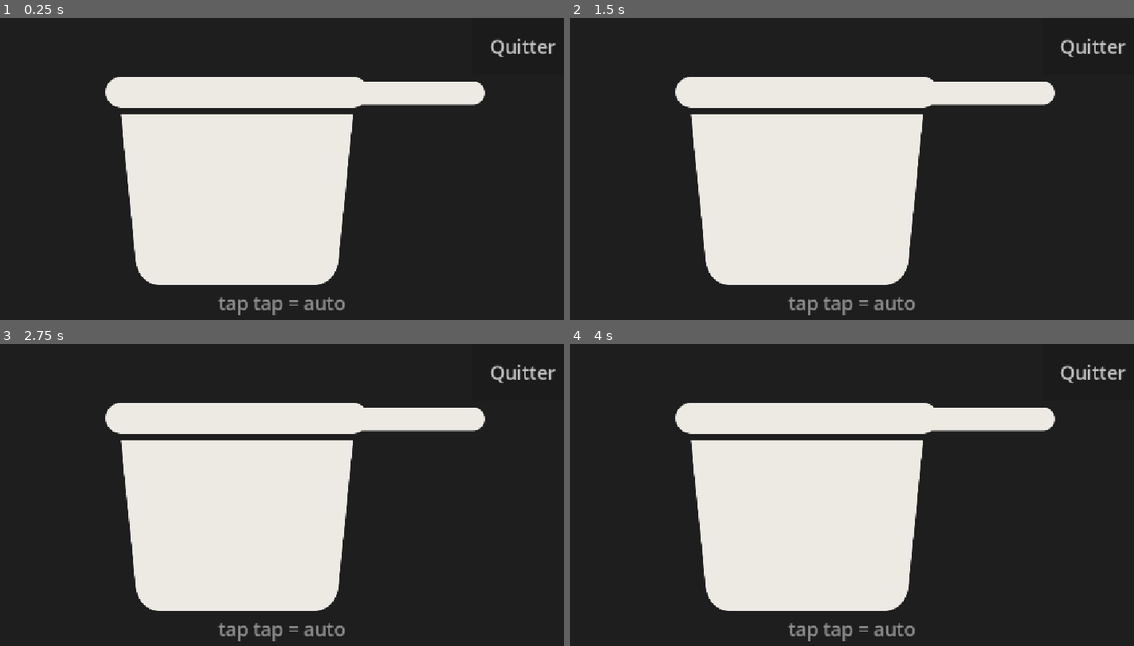
Above: before the commit, frames 1-4 (two rows, left to right).
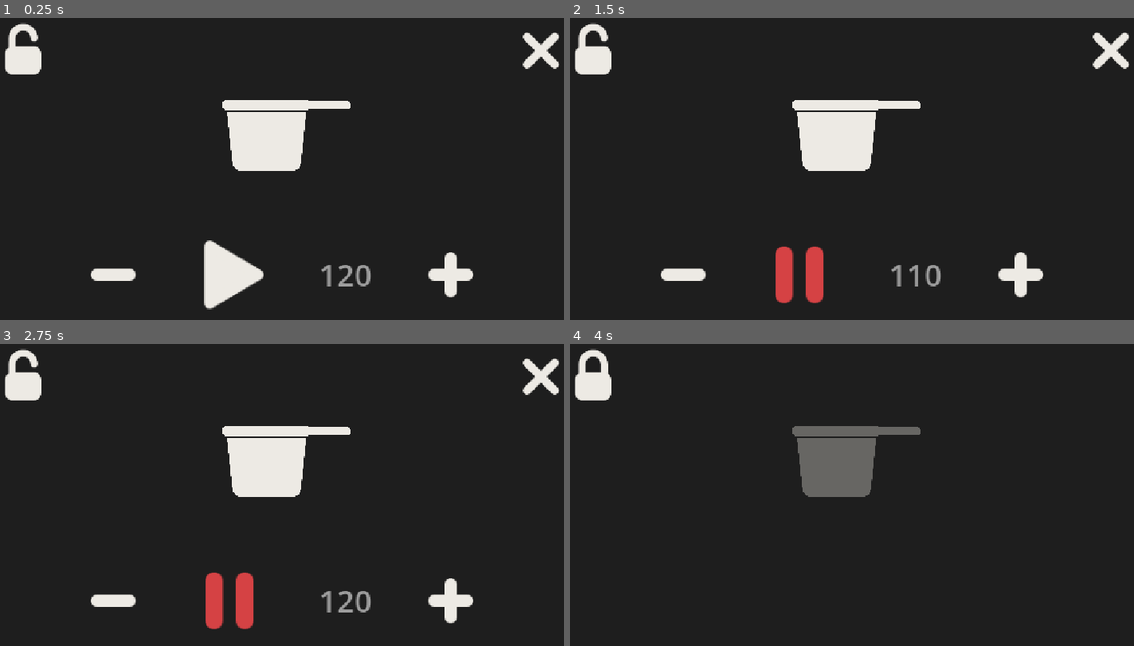
Above: after the commit, the same moments.

Repository: JeromeDuboisPro/la-casserole
Game: Godot game, scene res://scenes/main.tscn
Two runs of this game, one before a commit and one after it. Both use one fixed random seed, a clock stepped at 60 frames per second and the inputs below.
Inputs (mouse positions are in pixels of both pictures, inside the frame that each line leads up to):
- Up to frame 1 (0.25 s): no input
- Up to frame 2 (1.5 s): click (682, 274) at 0.52 s; click (801, 274) at 1.27 s
- Up to frame 3 (2.75 s): click (451, 600) at 2.02 s
- Up to frame 4 (4 s): click (592, 377) at 2.77 s; click (592, 377) at 3.52 s

The runs differ from the first frame. In frame 1, 28% of the frame differs, in the area x 0-100%, y 1-99%; in frame 2, 28%; in frame 3, 28%; in frame 4, 30%, in the area x 0-99%, y 1-99%.

Commit message:
feat: controls in symbols, tempo read off the hand, a lock with a way out
The screen is the pot. The controls sit in a row at the bottom, drawn as
symbols rather than words, because the app is meant to be picked up in a
street by someone who does not read French.

Tempo is not a number to dial. Tapping the pot records the intervals, and
starting the auto mode repeats the rhythm just played, taking the median of
the last few gaps so one hesitant strike does not set the pace. The minus and
plus buttons trim it by ten, and the figure on screen only reports.

The auto button carries its state twice over, as shape and as colour: play or
pause, white or red. The notification carries the only controls reachable
once the phone is pocketed, Play/Pause and Stop, with system icons and one
word each; the app follows the engine rather than assuming it owns the state,
so pausing from the notification moves the button on screen.

Screen locking is not what this lock does. Turning the display off needs
device admin rights, which is an alarming thing to ask for and a bad look on
a protest tool; the power button already does it and the sound survives.
What the lock does is stop a pocket from pressing anything. It fills up while
held so the way out is visible from the first tenth of a second, and the back
gesture is kept as a second exit.

Two bugs found on the device while building this. BaseButton.button_pressed
only tracks toggle buttons, so the hold was never seen. Then the hold was
seen twice: the frame loop unlocked at 0.8 s and the release read the
unlocked app as a fresh press and locked it straight back, which looked
exactly like a lock with no way out.

The software volume boost is dropped from the scope: it is loud enough.

Co-Authored-By: Claude Opus 5 <noreply@anthropic.com>
Claude-Session: https://claude.ai/code/session_01N386HMBQQrEMMzQ8tmKwmZ

Diff:
--- /dev/null
+++ b/assets/icons/ui/close.svg
@@ -0,0 +1,3 @@
+<svg xmlns="http://www.w3.org/2000/svg" viewBox="0 0 96 96" width="96" height="96">
+  <path d="M 28 28 L 68 68 M 68 28 L 28 68" stroke="#EDEAE4" stroke-width="12" stroke-linecap="round"/>
+</svg>
--- /dev/null
+++ b/assets/icons/ui/lock.svg
@@ -0,0 +1,4 @@
+<svg xmlns="http://www.w3.org/2000/svg" viewBox="0 0 96 96" width="96" height="96">
+  <path d="M 32 42 V 30 a 16 16 0 0 1 32 0 v 12" fill="none" stroke="#EDEAE4" stroke-width="10" stroke-linecap="round"/>
+  <rect x="22" y="42" width="52" height="40" rx="10" fill="#EDEAE4"/>
+</svg>
--- /dev/null
+++ b/assets/icons/ui/minus.svg
@@ -0,0 +1,3 @@
+<svg xmlns="http://www.w3.org/2000/svg" viewBox="0 0 96 96" width="96" height="96">
+  <rect x="22" y="41" width="52" height="14" rx="7" fill="#EDEAE4"/>
+</svg>
--- /dev/null
+++ b/assets/icons/ui/pause.svg
@@ -0,0 +1,4 @@
+<svg xmlns="http://www.w3.org/2000/svg" viewBox="0 0 96 96" width="96" height="96">
+  <rect x="26" y="22" width="16" height="52" rx="8" fill="#EDEAE4"/>
+  <rect x="54" y="22" width="16" height="52" rx="8" fill="#EDEAE4"/>
+</svg>
--- /dev/null
+++ b/assets/icons/ui/play.svg
@@ -0,0 +1,3 @@
+<svg xmlns="http://www.w3.org/2000/svg" viewBox="0 0 96 96" width="96" height="96">
+  <path d="M 30 22 L 74 48 L 30 74 Z" fill="#EDEAE4" stroke="#EDEAE4" stroke-width="10" stroke-linejoin="round"/>
+</svg>
--- /dev/null
+++ b/assets/icons/ui/plus.svg
@@ -0,0 +1,4 @@
+<svg xmlns="http://www.w3.org/2000/svg" viewBox="0 0 96 96" width="96" height="96">
+  <rect x="22" y="41" width="52" height="14" rx="7" fill="#EDEAE4"/>
+  <rect x="41" y="22" width="14" height="52" rx="7" fill="#EDEAE4"/>
+</svg>
--- /dev/null
+++ b/assets/icons/ui/unlock.svg
@@ -0,0 +1,4 @@
+<svg xmlns="http://www.w3.org/2000/svg" viewBox="0 0 96 96" width="96" height="96">
+  <path d="M 32 42 V 30 a 16 16 0 0 1 32 0" fill="none" stroke="#EDEAE4" stroke-width="10" stroke-linecap="round"/>
+  <rect x="22" y="42" width="52" height="40" rx="10" fill="#EDEAE4"/>
+</svg>
--- a/core/android_noise.gd
+++ b/core/android_noise.gd
@@ -89,6 +89,11 @@
 	if _plugin != null:
 		_plugin.set_jitter(pitch, volume)
 
+## The notification can start or pause the auto mode behind the app's back, so
+## the UI reads the state from the plugin rather than assuming it owns it.
+func is_auto_running() -> bool:
+	return _plugin.is_auto_running() if _plugin != null else false
+
 func set_auto(enabled: bool, bpm: float) -> void:
 	if _plugin != null:
 		_plugin.set_auto(enabled, bpm)
--- a/scenes/main.gd
+++ b/scenes/main.gd
@@ -1,6 +1,9 @@
 extends Control
 
-## Day 1 harness: a grey rectangle that makes a noise. No visuals on purpose.
+## The whole screen is the pot: a press anywhere that is not a control makes a
+## noise. The controls sit in a row at the bottom, drawn as symbols rather than
+## words, because this is meant to be picked up in a street by someone who does
+## not read French.
 ##
 ## Two playback backends, picked at startup:
 ## - on Android, the TapTone plugin (SoundPool inside a foreground service),
@@ -11,38 +14,57 @@
 
 const SKIN_CASSEROLE := preload("res://skins/casserole.tres")
 
+const ICON_PLAY := preload("res://assets/icons/ui/play.svg")
+const ICON_PAUSE := preload("res://assets/icons/ui/pause.svg")
+const ICON_LOCK := preload("res://assets/icons/ui/lock.svg")
+const ICON_UNLOCK := preload("res://assets/icons/ui/unlock.svg")
+
+const DEFAULT_BPM := 120.0
+const MIN_BPM := 30.0
+const MAX_BPM := 300.0
+const BPM_STEP := 10.0
+## Taps further apart than this are two sessions, not a rhythm.
+const TEMPO_MAX_GAP_USEC := 3_000_000
+const UNLOCK_HOLD_SEC := 0.8
+
 @onready var _tap: TapCore = $TapCore
 @onready var _bank: AudioBank = $AudioBank
 @onready var _android: AndroidNoise = $AndroidNoise
 @onready var _meter: Meter = $Meter
 @onready var _pad: ColorRect = $Pad
 @onready var _pot: TextureRect = $Pot
-@onready var _hint: Label = $Hint
-@onready var _quit: Button = $Quit
+@onready var _bar: HBoxContainer = $Bar
+@onready var _auto_button: TextureButton = $Bar/Auto
+@onready var _bpm_label: Label = $Bar/Bpm
+@onready var _lock_button: TextureButton = $Lock
+@onready var _quit_button: TextureButton = $Quit
 
 var _noise: Node
-
-## Day 1 scaffolding: with no UI yet, a double tap is the only way to start the
-## auto mode and check that it keeps beating with the screen off. Goes away
-## when the real controls land.
-const DOUBLE_TAP_USEC := 300_000
-const TEST_BPM := 120.0
-var _last_tap_usec: int = 0
-var _android_auto: bool = false
+var _bpm := DEFAULT_BPM
+var _auto := false
+var _locked := false
+## Timestamps of the last taps, used to read the tempo off the hand.
+var _tap_times: Array[int] = []
+var _lock_held_since_usec := 0
+## BaseButton.button_pressed only tracks toggle buttons, so the hold is tracked here.
+var _lock_held := false
+## Set when a hold has already unlocked, so releasing it does not lock again.
+var _lock_consumed := false
 
 func _ready() -> void:
 	_pad.color = SKIN_CASSEROLE.background_color
 	_pot.texture = SKIN_CASSEROLE.sprite
-	# The hint documents the temporary double-tap toggle, so it lives and dies
-	# with it.
-	_hint.visible = OS.is_debug_build()
 	_setup_audio()
-	_tap.blockers = [_quit]
-	_quit.pressed.connect(_on_quit_pressed)
+	_tap.blockers = [_bar, _lock_button, _quit_button]
 	_tap.tapped.connect(_on_tapped)
 	_meter.beat.connect(_on_beat)
-	if OS.is_debug_build():
-		print("backend=%s" % _noise.name)
+	_auto_button.pressed.connect(_toggle_auto)
+	$Bar/Slower.pressed.connect(func(): _set_bpm(_bpm - BPM_STEP))
+	$Bar/Faster.pressed.connect(func(): _set_bpm(_bpm + BPM_STEP))
+	_lock_button.button_down.connect(_on_lock_down)
+	_lock_button.button_up.connect(_on_lock_up)
+	_quit_button.pressed.connect(_on_quit_pressed)
+	_refresh()
 
 func _setup_audio() -> void:
 	if _android.is_available():
@@ -51,7 +73,7 @@
 		if not OS.request_permission("android.permission.POST_NOTIFICATIONS"):
 			push_warning("notification permission refused")
 		_android.load_samples(SKIN_CASSEROLE.samples)
-		_android.start_background(SKIN_CASSEROLE.display_name, "En cours")
+		_android.start_background(SKIN_CASSEROLE.display_name, "")
 		_noise = _android
 		# The engine mixer would otherwise keep an output stream open for
 		# nothing, and show up as a second player in the system audio dump.
@@ -60,12 +82,131 @@
 
 	_bank.samples = SKIN_CASSEROLE.samples
 	_noise = _bank
+
+func _process(_delta: float) -> void:
+	_update_unlock_feedback()
+	# The notification can pause or stop the auto mode while the app is away,
+	# so the button follows the engine rather than the other way round.
+	if _android.is_available():
+		var running: bool = _android.is_auto_running()
+		if running != _auto:
+			_auto = running
+			_refresh()
+
+func _on_tapped(timestamp_usec: int) -> void:
+	if _locked:
+		return
+	# Audio first, before anything that could grow into UI work.
+	_noise.hit()
+	_remember_tap(timestamp_usec)
+
+## Keeps the last few intervals, so pressing play repeats the rhythm just
+## played instead of asking for a number.
+func _remember_tap(timestamp_usec: int) -> void:
+	if not _tap_times.is_empty() and timestamp_usec - _tap_times[-1] > TEMPO_MAX_GAP_USEC:
+		_tap_times.clear()
+	_tap_times.append(timestamp_usec)
+	if _tap_times.size() > 5:
+		_tap_times.pop_front()
+	var tapped_bpm := _tapped_bpm()
+	if tapped_bpm > 0.0:
+		_set_bpm(tapped_bpm)
+
+func _tapped_bpm() -> float:
+	if _tap_times.size() < 3:
+		return 0.0
+	var intervals: Array[float] = []
+	for i in range(1, _tap_times.size()):
+		intervals.append(float(_tap_times[i] - _tap_times[i - 1]))
+	intervals.sort()
+	var median: float = intervals[intervals.size() / 2]
+	if median <= 0.0:
+		return 0.0
+	return clampf(60_000_000.0 / median, MIN_BPM, MAX_BPM)
+
+func _set_bpm(value: float) -> void:
+	_bpm = clampf(value, MIN_BPM, MAX_BPM)
+	if _auto:
+		_apply_auto(true)
+	_refresh()
+
+func _toggle_auto() -> void:
+	_auto = not _auto
 	if OS.is_debug_build():
-		print("audio driver=%s output_latency=%.1f ms mix_rate=%d" % [
-			AudioServer.get_driver_name(),
-			AudioServer.get_output_latency() * 1000.0,
-			AudioServer.get_mix_rate(),
-		])
+		print("auto -> %s at %d bpm" % [_auto, roundi(_bpm)])
+	_apply_auto(_auto)
+	_refresh()
+
+func _apply_auto(enabled: bool) -> void:
+	if _android.is_available():
+		_android.set_auto(enabled, _bpm)
+		return
+	if enabled:
+		_meter.bpm = _bpm
+		_meter.start()
+	else:
+		_meter.stop()
+
+## The engine-side Meter only drives the desktop and web builds. On Android the
+## tempo is kept by the plugin, which still ticks while the app is suspended.
+func _on_beat() -> void:
+	_noise.hit()
+
+## Locking hides the controls so a pocket cannot press them. Unlocking asks for
+## a deliberate hold, for the same reason: one accidental press must not undo it.
+##
+## The hold has to announce itself. A lock with no way out that a user can see
+## is worse than no lock at all, so the padlock fills up while it is held, and
+## the back gesture is kept as a way out.
+func _on_lock_down() -> void:
+	_lock_held_since_usec = Time.get_ticks_usec()
+	_lock_held = true
+	_lock_consumed = false
+
+func _on_lock_up() -> void:
+	# A hold that already unlocked must not be read as a fresh press, or the
+	# release locks the app straight back and the hold looks broken.
+	if not _lock_consumed:
+		if not _locked:
+			_locked = true
+		elif _unlock_progress() >= 1.0:
+			_locked = false
+	_lock_held = false
+	_lock_consumed = false
+	_lock_held_since_usec = 0
+	_refresh()
+
+func _unlock_progress() -> float:
+	if not _lock_held or _lock_held_since_usec == 0:
+		return 0.0
+	var held := (Time.get_ticks_usec() - _lock_held_since_usec) / 1_000_000.0
+	return clampf(held / UNLOCK_HOLD_SEC, 0.0, 1.0)
+
+func _update_unlock_feedback() -> void:
+	if not _locked:
+		return
+	var progress := _unlock_progress()
+	# Grows and reddens as the hold approaches release, so the way out is
+	# visible from the first tenth of a second.
+	_lock_button.scale = Vector2.ONE * (1.0 + 0.25 * progress)
+	_lock_button.pivot_offset = _lock_button.size * 0.5
+	_lock_button.modulate = Color(1, 1, 1).lerp(Color(0.90, 0.28, 0.30), progress)
+	if progress >= 1.0 and _lock_held:
+		_locked = false
+		_lock_consumed = true
+		_lock_held_since_usec = 0
+		_refresh()
+
+func _refresh() -> void:
+	_auto_button.texture_normal = ICON_PAUSE if _auto else ICON_PLAY
+	_auto_button.modulate = Color(0.90, 0.28, 0.30) if _auto else Color(1, 1, 1)
+	_bpm_label.text = "%d" % roundi(_bpm)
+	_bar.visible = not _locked
+	_quit_button.visible = not _locked
+	_lock_button.texture_normal = ICON_LOCK if _locked else ICON_UNLOCK
+	_lock_button.scale = Vector2.ONE
+	_lock_button.modulate = Color(1, 1, 1)
+	_pot.modulate = Color(1, 1, 1, 0.35) if _locked else Color(1, 1, 1, 1)
 
 ## Leaving has to silence the phone, not just close the window: the plugin
 ## keeps a foreground service and a wake lock alive on purpose, and they
@@ -75,46 +216,20 @@
 	get_tree().quit()
 
 func _notification(what: int) -> void:
-	# The Android back gesture takes the same road as the button.
 	if what == NOTIFICATION_WM_GO_BACK_REQUEST or what == NOTIFICATION_WM_CLOSE_REQUEST:
+		# While locked, back is the emergency exit from the lock, not from the app.
+		if _locked:
+			_locked = false
+			_lock_held_since_usec = 0
+			_refresh()
+			return
+		# Otherwise it takes the same road as the quit button.
 		_silence()
 		get_tree().quit()
 
 func _silence() -> void:
 	if _android.is_available():
-		_android.set_auto(false, TEST_BPM)
+		_android.set_auto(false, _bpm)
 		_android.stop_background()
 	elif _meter.is_running():
 		_meter.stop()
-
-func _on_tapped(timestamp_usec: int) -> void:
-	# Audio first, before anything that could grow into UI work.
-	_noise.hit()
-	if OS.is_debug_build():
-		if timestamp_usec - _last_tap_usec < DOUBLE_TAP_USEC:
-			_toggle_auto()
-			_last_tap_usec = 0
-		else:
-			_last_tap_usec = timestamp_usec
-	if OS.is_debug_build():
-		var lag := (Time.get_ticks_usec() - timestamp_usec) / 1000.0
-		print("tap -> play: %.2f ms" % lag)
-
-func _toggle_auto() -> void:
-	if _android.is_available():
-		var running := not _android_auto
-		_android_auto = running
-		_android.set_auto(running, TEST_BPM)
-		print("auto=%s (native)" % running)
-		return
-	if _meter.is_running():
-		_meter.stop()
-	else:
-		_meter.bpm = TEST_BPM
-		_meter.start()
-	print("auto=%s (engine)" % _meter.is_running())
-
-## The engine-side Meter only drives the desktop and web builds. On Android the
-## tempo is kept by the plugin, which still ticks while the app is suspended.
-func _on_beat() -> void:
-	_noise.hit()
--- a/scenes/main.tscn
+++ b/scenes/main.tscn
@@ -1,10 +1,15 @@
-[gd_scene load_steps=6 format=3]
+[gd_scene load_steps=11 format=3]
 
 [ext_resource type="Script" path="res://scenes/main.gd" id="1_main"]
 [ext_resource type="Script" path="res://core/tap_core.gd" id="2_tap"]
 [ext_resource type="Script" path="res://core/audio_bank.gd" id="3_bank"]
 [ext_resource type="Script" path="res://core/meter.gd" id="4_meter"]
 [ext_resource type="Script" path="res://core/android_noise.gd" id="5_android"]
+[ext_resource type="Texture2D" path="res://assets/icons/ui/play.svg" id="6_play"]
+[ext_resource type="Texture2D" path="res://assets/icons/ui/minus.svg" id="7_minus"]
+[ext_resource type="Texture2D" path="res://assets/icons/ui/plus.svg" id="8_plus"]
+[ext_resource type="Texture2D" path="res://assets/icons/ui/unlock.svg" id="9_unlock"]
+[ext_resource type="Texture2D" path="res://assets/icons/ui/close.svg" id="10_close"]
 
 [node name="Main" type="Control"]
 anchors_preset = 15
@@ -25,11 +30,71 @@
 anchor_right = 1.0
 anchor_bottom = 1.0
 offset_left = 48.0
+offset_top = 160.0
+offset_right = -48.0
+offset_bottom = -300.0
+mouse_filter = 2
+expand_mode = 1
+stretch_mode = 5
+
+[node name="Bar" type="HBoxContainer" parent="."]
+anchor_top = 1.0
+anchor_right = 1.0
+anchor_bottom = 1.0
+offset_top = -230.0
+offset_bottom = -60.0
+alignment = 1
+theme_override_constants/separation = 40
+
+[node name="Slower" type="TextureButton" parent="Bar"]
+custom_minimum_size = Vector2(150, 150)
+focus_mode = 0
+texture_normal = ExtResource("7_minus")
+ignore_texture_size = true
+stretch_mode = 5
+
+[node name="Auto" type="TextureButton" parent="Bar"]
+custom_minimum_size = Vector2(190, 190)
+focus_mode = 0
+texture_normal = ExtResource("6_play")
+ignore_texture_size = true
+stretch_mode = 5
+
+[node name="Bpm" type="Label" parent="Bar"]
+custom_minimum_size = Vector2(150, 0)
+theme_override_colors/font_color = Color(0.62, 0.62, 0.62, 1)
+theme_override_font_sizes/font_size = 56
+text = "120"
+horizontal_alignment = 1
+vertical_alignment = 1
+
+[node name="Faster" type="TextureButton" parent="Bar"]
+custom_minimum_size = Vector2(150, 150)
+focus_mode = 0
+texture_normal = ExtResource("8_plus")
+ignore_texture_size = true
+stretch_mode = 5
+
+[node name="Lock" type="TextureButton" parent="."]
+offset_left = 48.0
+offset_top = 48.0
+offset_right = 168.0
+offset_bottom = 168.0
+focus_mode = 0
+texture_normal = ExtResource("9_unlock")
+ignore_texture_size = true
+stretch_mode = 5
+
+[node name="Quit" type="TextureButton" parent="."]
+anchor_left = 1.0
+anchor_right = 1.0
+offset_left = -168.0
 offset_top = 48.0
 offset_right = -48.0
-offset_bottom = -48.0
-mouse_filter = 2
-expand_mode = 1
+offset_bottom = 168.0
+focus_mode = 0
+texture_normal = ExtResource("10_close")
+ignore_texture_size = true
 stretch_mode = 5
 
 [node name="TapCore" type="Node" parent="."]
@@ -43,28 +108,3 @@
 
 [node name="AndroidNoise" type="Node" parent="."]
 script = ExtResource("5_android")
-
-[node name="Hint" type="Label" parent="."]
-anchor_top = 1.0
-anchor_right = 1.0
-anchor_bottom = 1.0
-offset_top = -120.0
-offset_bottom = -48.0
-mouse_filter = 2
-theme_override_colors/font_color = Color(0.55, 0.55, 0.55, 1)
-theme_override_font_sizes/font_size = 34
-text = "tap tap = auto"
-horizontal_alignment = 1
-vertical_alignment = 1
-
-[node name="Quit" type="Button" parent="."]
-anchor_left = 1.0
-anchor_right = 1.0
-offset_left = -232.0
-offset_top = 48.0
-offset_right = -48.0
-offset_bottom = 152.0
-focus_mode = 0
-theme_override_colors/font_color = Color(0.75, 0.75, 0.75, 1)
-theme_override_font_sizes/font_size = 34
-text = "Quitter"
Not shown, added: assets/icons/ui/close.svg.import
Not shown, added: assets/icons/ui/lock.svg.import
Not shown, added: assets/icons/ui/minus.svg.import
Not shown, added: assets/icons/ui/pause.svg.import
Not shown, added: assets/icons/ui/play.svg.import
Not shown, added: assets/icons/ui/plus.svg.import
Not shown, added: assets/icons/ui/unlock.svg.import
Not shown, changed: addons/taptone/bin/debug/taptone-debug.aar
Not shown, changed: addons/taptone/bin/release/taptone-release.aar
Not shown, changed: plugin/taptone/src/main/kotlin/com/addictivexp/taptone/NoiseEngine.kt
Not shown, changed: plugin/taptone/src/main/kotlin/com/addictivexp/taptone/NoiseService.kt
Not shown, changed: plugin/taptone/src/main/kotlin/com/addictivexp/taptone/TapTonePlugin.kt
